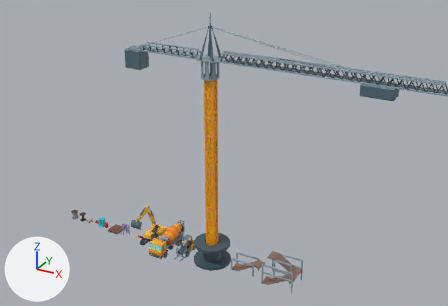
One commit to the Blender file Blender/Levels/Props.blend: the scene before it, then after it.
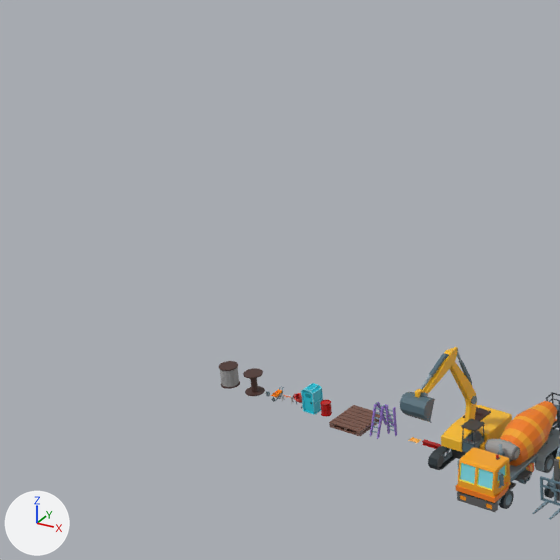
Each version appears first from a camera (50 mm lens) standing at (83.2, -76.4, 58.2) and looking at (31.8, 17.1, 11.5), and next in a close-up on the part from 0% to 41% of the width and 30% to 90% of the height. Arrows for +X, +Y and +Z are at lower left; the lights stay in place.

Names of what the first close-up shows: 'p_CementTruck', 'p_Excavator', 'p_SteelCoil_2', 'p_WoodenPallet'.
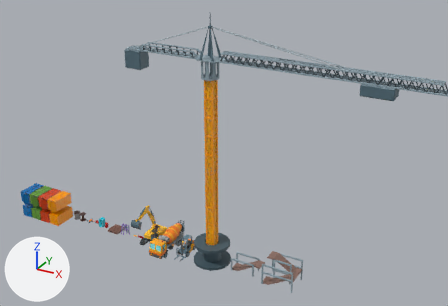
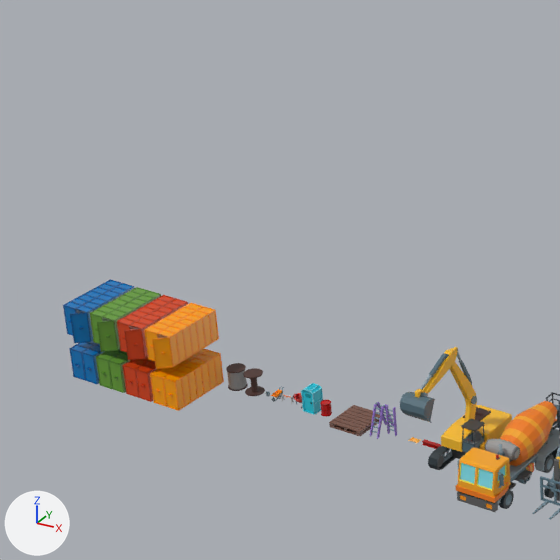
Commit message: Containers Update

Pixel boxes (x1, y1, x2, y2) of what changed, in the close-ups (560 x 560 px):
'p_Container_Open_Yellow', added (orange): after (144, 303, 219, 369)
'p_Container_Closed_Yellow', added (orange): after (150, 348, 224, 411)
'p_Container_Open_Red', added (red): after (117, 295, 188, 360)
'p_Container_Open_Green', added (green): after (90, 287, 161, 352)
'p_Container_Open_Blue', added (blue): after (63, 279, 134, 343)
'p_Container_Closed_Red', added (red): after (123, 357, 157, 402)
'p_Container_Closed_Green', added (green): after (96, 349, 130, 393)
'p_Container_Closed_Blue', added (blue): after (69, 341, 105, 384)
'p_SteelCoil_2', moved: before (219, 361, 240, 389); after (226, 363, 248, 391)

The edits, one by one:
Mesh me_cube_040 is new.
It has 468 vertices, 456 faces and spans x -1.0..1.03, y -4.68..0.1, z 0.0..2.0.
It uses material mat_m_material_shiny (picture img_m_material_png_001).
Mesh me_cube_039 is new.
It has 468 vertices, 456 faces and spans x -1.0..1.03, y -4.68..0.1, z 0.0..2.0.
It uses material mat_m_material_shiny (picture img_m_material_png_001).
Mesh me_cube_038 is new.
It has 468 vertices, 456 faces and spans x -1.0..1.03, y -4.68..0.1, z 0.0..2.0.
It uses material mat_m_material_shiny (picture img_m_material_png_001).
Mesh me_cube_037 is new.
It has 468 vertices, 456 faces and spans x -1.0..1.03, y -4.68..0.1, z 0.0..2.0.
It uses material mat_m_material_shiny (picture img_m_material_png_001).
Mesh me_cube_036 is new.
It has 448 vertices, 438 faces and spans x -1.0..1.0, y -4.1..0.1, z 0.0..2.0.
It uses material mat_m_material_shiny (picture img_m_material_png_001).
Mesh me_cube_035 is new.
It has 448 vertices, 438 faces and spans x -1.0..1.0, y -4.1..0.1, z 0.0..2.0.
It uses material mat_m_material_shiny (picture img_m_material_png_001).
Mesh me_cube_034 is new.
It has 448 vertices, 438 faces and spans x -1.0..1.0, y -4.1..0.1, z 0.0..2.0.
It uses material mat_m_material_shiny (picture img_m_material_png_001).
Mesh me_cube_033 is new.
It has 448 vertices, 438 faces and spans x -1.0..1.0, y -4.1..0.1, z 0.0..2.0.
It uses material mat_m_material_shiny (picture img_m_material_png_001).
Object 'p_SteelCoil_2' (ob_p_steelcoil_2) moves from (9.13, 0.0, 0.0) to (9.73, 0.0, 0.0).
Object 'p_Container_Open_Yellow' (ob_p_container_open_yellow) is new; it shows me_cube_040.
Its location is (7.6, 0.0, 3.0).
Object 'p_Container_Open_Red' (ob_p_container_open_red) is new; it shows me_cube_039.
Its location is (5.4, 0.0, 3.0).
Object 'p_Container_Open_Green' (ob_p_container_open_green) is new; it shows me_cube_038.
Its location is (3.2, 0.0, 3.0).
Object 'p_Container_Open_Blue' (ob_p_container_open_blue) is new; it shows me_cube_037.
Its location is (1.0, 0.0, 3.0).
Object 'p_Container_Closed_Green' (ob_p_container_closed_green) is new; it shows me_cube_036.
Its location is (3.2, 0.0, 0.0).
Object 'p_Container_Closed_Blue' (ob_p_container_closed_blue) is new; it shows me_cube_035.
Its location is (1.0, 0.0, 0.0).
Object 'p_Container_Closed_Yellow' (ob_p_container_closed_yellow) is new; it shows me_cube_034.
Its location is (7.6, 0.0, 0.0).
Object 'p_Container_Closed_Red' (ob_p_container_closed_red) is new; it shows me_cube_033.
Its location is (5.4, 0.0, 0.0).
